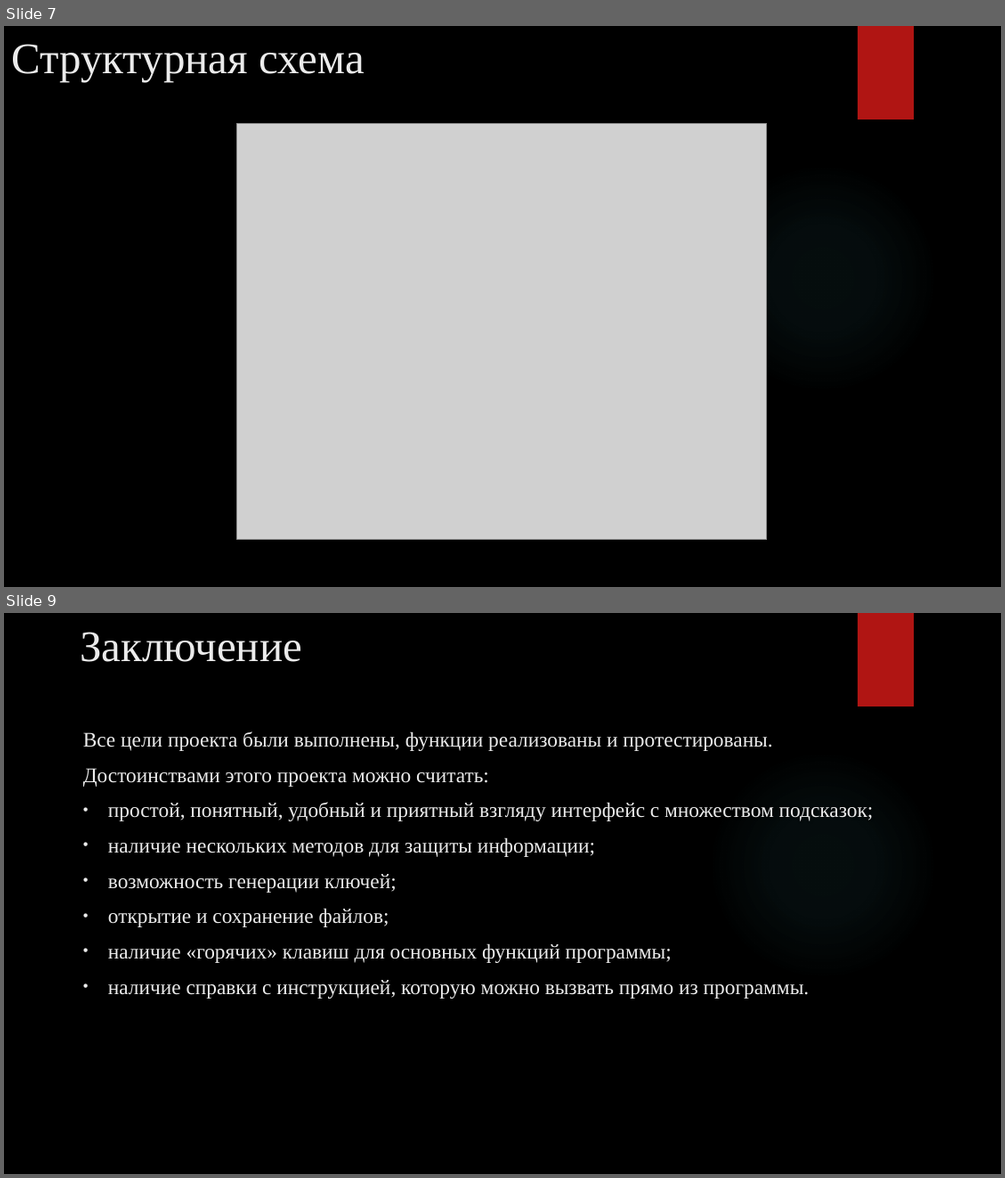
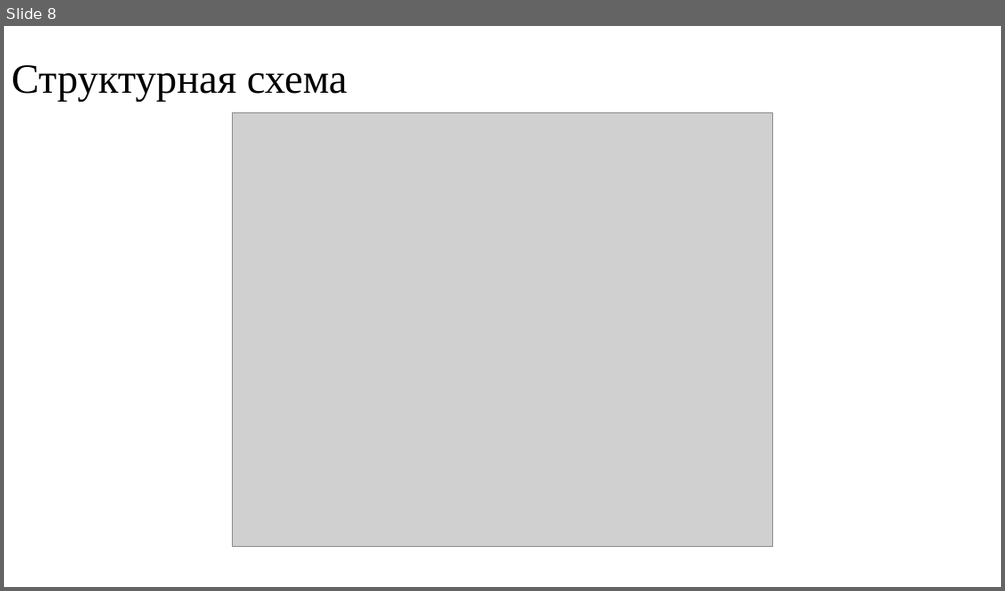
Before and after one commit to AlexeyChernikov/CryptographicApplication, a slide deck: Documentation/Презентация к защите.pptx. Shown one above the other, each under a label of ours: slides 7 and 9 before the commit, slide 8 after it; the slides between them are not shown. The pictures are 1005x1178 and 1005x591 pixels, drawn with LibreOffice and Linux fonts; fonts in the diff are those of the drawing; grey boxes stand for pictures; background and template pictures are left out. Boxes give left, top, right and bottom in pixels: in the first picture for what was removed or moved away, otherwise in the second. Text is boxed around its words. In the diff, an @@ line names an element or a change of style, - is before the commit and + after.

```diff
--- a/Documentation/Презентация к защите.pptx
+++ b/Documentation/Презентация к защите.pptx
@@ slide 9 removed at [4, 613, 1001, 1174], background picture (left out); not listed: 2 template elements that a slide beside it also shows @@
@@ title removed at [80, 632, 302, 662] @@
-Заключение
@@ text removed at [83, 731, 874, 998] @@
-Все цели проекта были выполнены, функции реализованы и протестированы.
-Достоинствами этого проекта можно считать:
-• простой, понятный, удобный и приятный взгляду интерфейс с множеством подсказок;
-• наличие нескольких методов для защиты информации;
-• возможность генерации ключей;
-• открытие и сохранение файлов;
-• наличие «горячих» клавиш для основных функций программы;
-• наличие справки с инструкцией, которую можно вызвать прямо из программы.
@@ what was slide 7 is now slide 8 @@
@@ slide 8 changed as well @@
@@ background picture (left out) to #FFFFFF @@
@@ title "Структурная схема" at [11, 65, 348, 102]: size 42 to 40 pt, text colour #EBEBEB to #000000; line spacing 1 to 0.9; vertical alignment top to middle @@
@@ rectangle removed at [858, 26, 914, 119] @@
@@ picture: place and size @@
-picture at [237, 123, 768, 539]
+picture at [233, 112, 773, 546]
@@ ellipse removed at [708, 163, 938, 394] @@
```
Also in this commit, not shown: 7 other slides changed, 3 slides added, 1 other slide removed.
